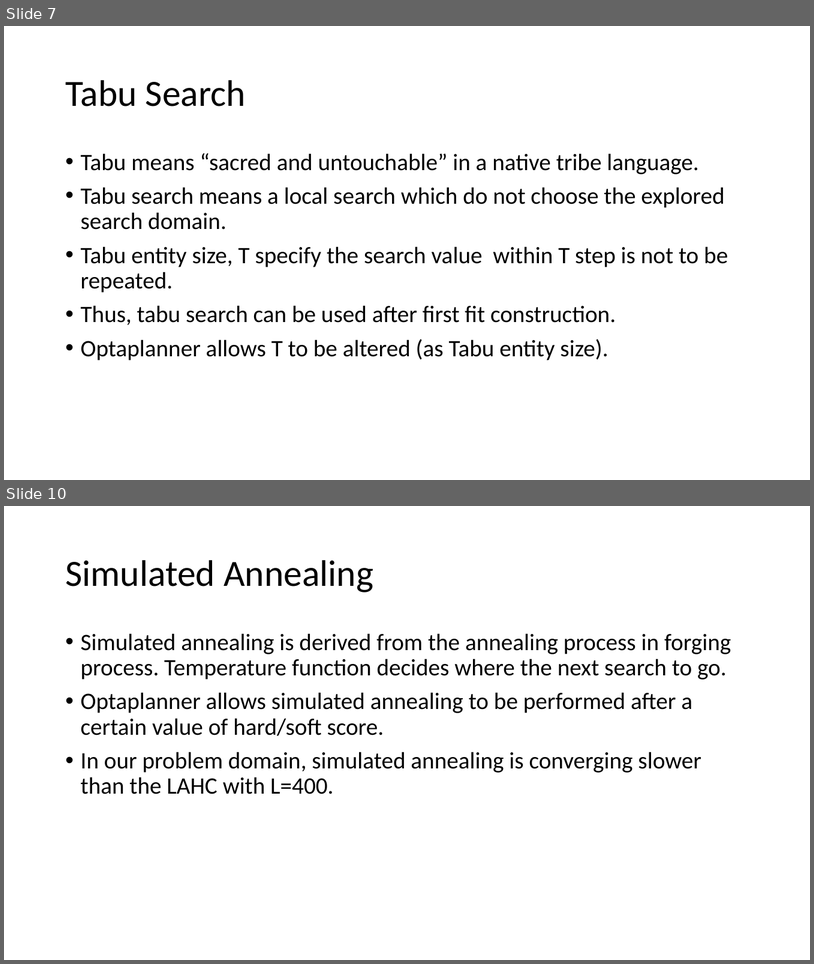
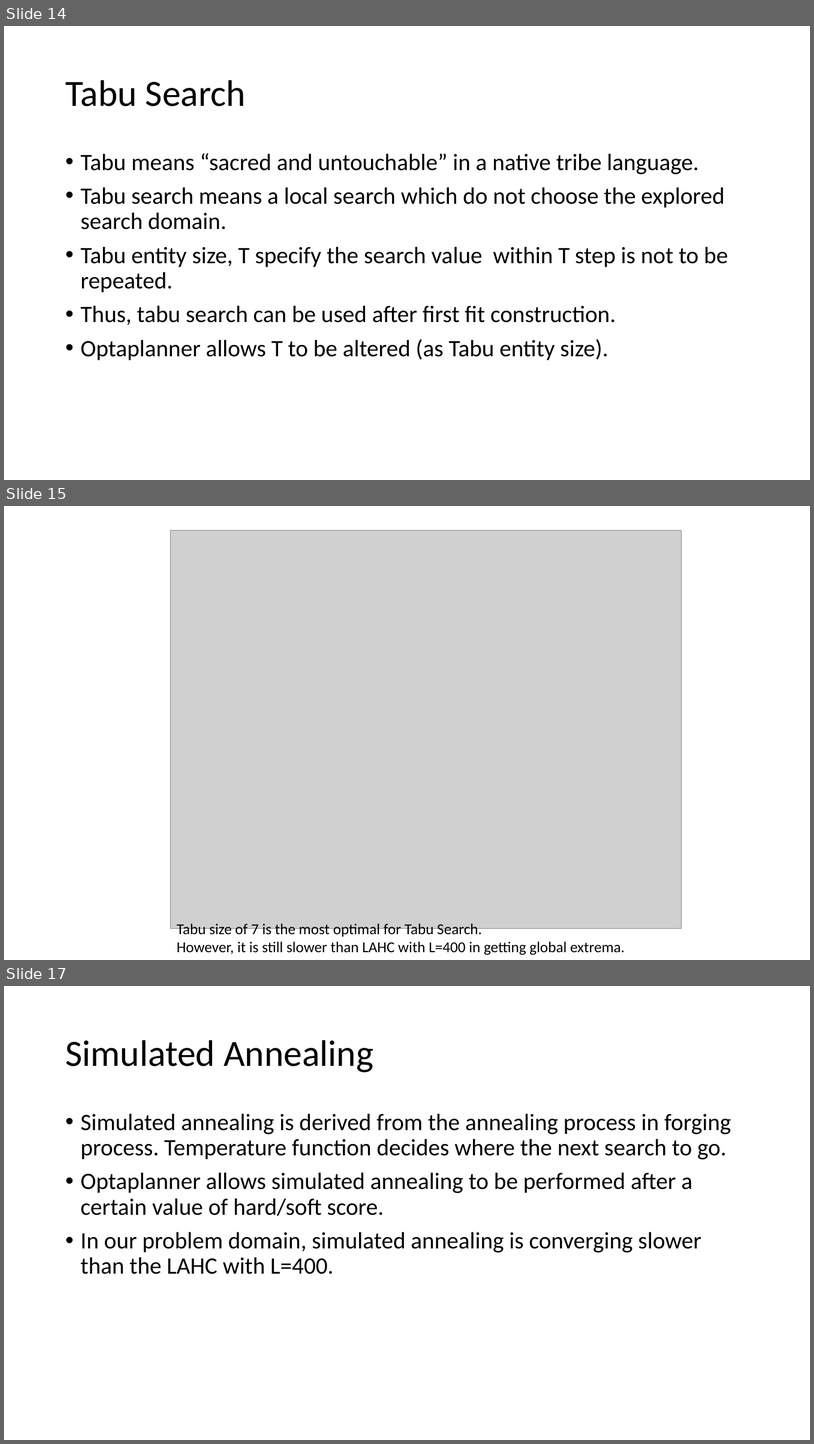
Before and after one commit to optimusium/phqSchedule, a slide deck: Comparison in between Searching Method.pptx. Shown one above the other, each under a label of ours: slides 7 and 10 before the commit, slides 14, 15 and 17 after it; the slides between them are not shown. The pictures are 814x964 and 814x1444 pixels, drawn with LibreOffice and Linux fonts; fonts in the diff are those of the drawing; grey boxes stand for pictures. Boxes give left, top, right and bottom in pixels: in the first picture for what was removed or moved away, otherwise in the second. Text is boxed around its words. In the diff, an @@ line names an element or a change of style, - is before the commit and + after.

```diff
--- a/Comparison in between Searching Method.pptx
+++ b/Comparison in between Searching Method.pptx
@@ slide 15 added at (4,506,810,960), background #FFFFFF @@
@@ picture added at (171,530,682,928) @@
@@ text added at (177,923,625,955), 18 pt, text #000000 @@
+Tabu size of 7 is the most optimal for Tabu Search.
+However, it is still slower than LAHC with L=400 in getting global extrema.
@@ what was slide 7 is now slide 14 @@
@@ what was slide 10 is now slide 17 @@
```
Also in this commit, not shown: 2 slides changed, 11 other slides added, 5 slides removed.
